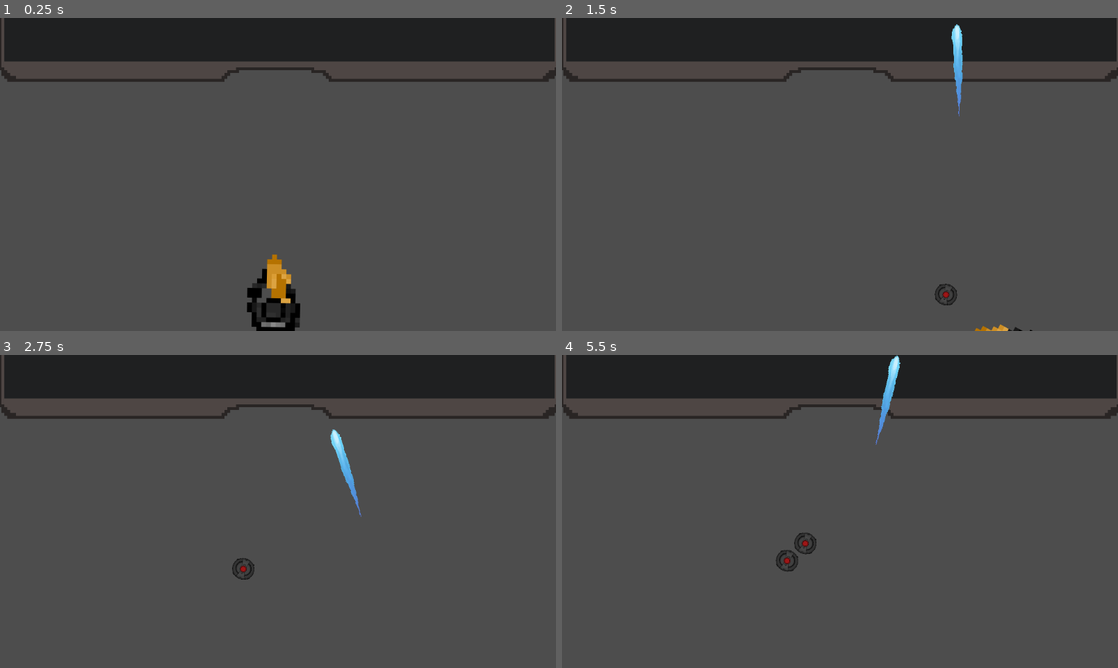
Above: before the commit, frames 1-4 (two rows, left to right).
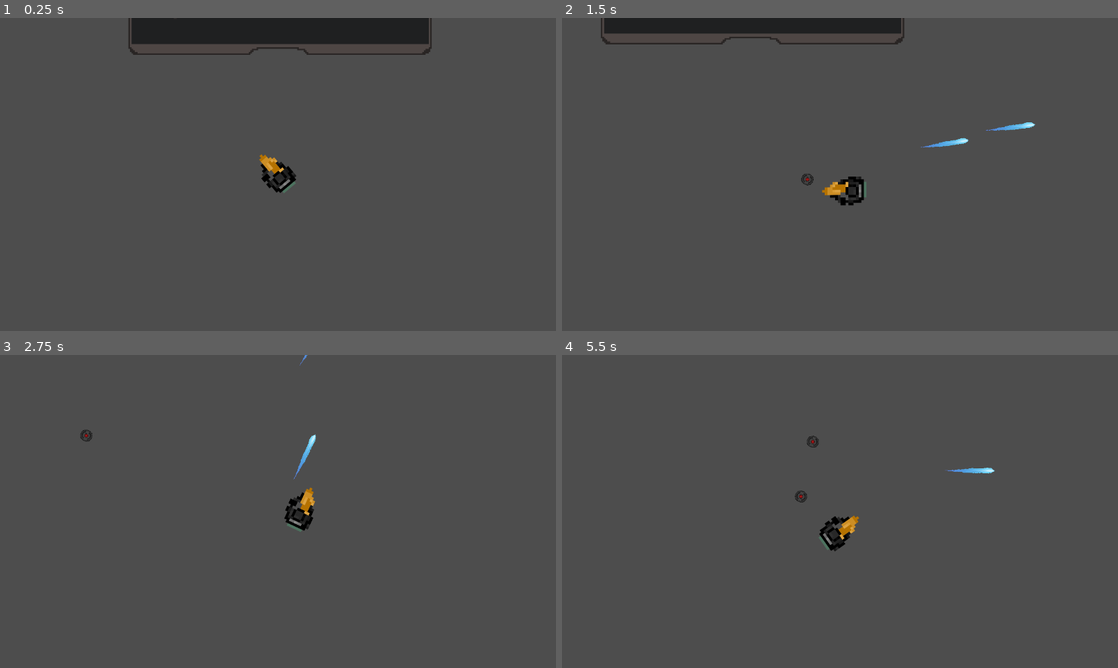
Above: after the commit, the same moments.

Repository: shafayatb/Godot-Basics-Shooter
Game: Godot game, scene res://scenes/levels/level.tscn
Two runs of this game, one before a commit and one after it. Both use one fixed random seed, a clock stepped at 60 frames per second and the inputs below.
Inputs (mouse positions are in pixels of both pictures, inside the frame that each line leads up to):
- Up to frame 1 (0.25 s): no input
- Up to frame 2 (1.5 s): move the mouse to (962, 158) at 0.52 s; hold Right (right) 0.53-1.28 s; hold Space (primary action) 0.53-1.28 s; move the mouse to (728, 190) at 1.27 s; hold S (down) from 1.28 s (still down); tap Ctrl (secondary action) at 1.35 s
- Up to frame 3 (2.75 s): move the mouse to (333, 442) at 2.02 s; release S (down) at 2.03 s; hold Right (right) from 2.03 s (still down); hold Space (primary action) from 2.03 s (still down)
- Up to frame 4 (5.5 s): move the mouse to (812, 574) at 2.77 s; release Right (right) at 2.78 s; release Space (primary action) at 2.78 s; hold W (up) 2.78-3.53 s; tap Ctrl (secondary action) at 2.85, 4.35 s; move the mouse to (1006, 558) at 3.52 s; hold Space (primary action) 3.53-4.28 s; hold A (left) 3.53-5.03 s; move the mouse to (673, 464) at 4.27 s; move the mouse to (867, 511) at 5.02 s; hold S (down) from 5.03 s (still down); hold Space (primary action) from 5.03 s (still down)

The runs differ from the first frame. In frame 1, 12% of the frame differs, in the area x 0-100%, y 0-100%; in frame 2, 13%; in frame 3, 16%, in the area x 0-100%, y 0-72%; in frame 4, 16%.

Commit message:
Added camera

Diff:
--- a/project.godot
+++ b/project.godot
@@ -17,6 +17,8 @@
 
 [display]
 
+window/size/viewport_width=1280
+window/size/viewport_height=720
 window/stretch/mode="viewport"
 
 [input]
--- a/scenes/levels/level.tscn
+++ b/scenes/levels/level.tscn
@@ -15,6 +15,10 @@
 [node name="Player" parent="." instance=ExtResource("4_u7ebt")]
 position = Vector2(571, 590)
 
+[node name="Camera2D" type="Camera2D" parent="Player"]
+zoom = Vector2(0.6, 0.6)
+position_smoothing_enabled = true
+
 [connection signal="player_entered_gate" from="Gate" to="." method="_on_gate_player_entered_gate"]
 [connection signal="granede" from="Player" to="." method="_on_player_granede"]
 [connection signal="laser" from="Player" to="." method="_on_player_laser"]
